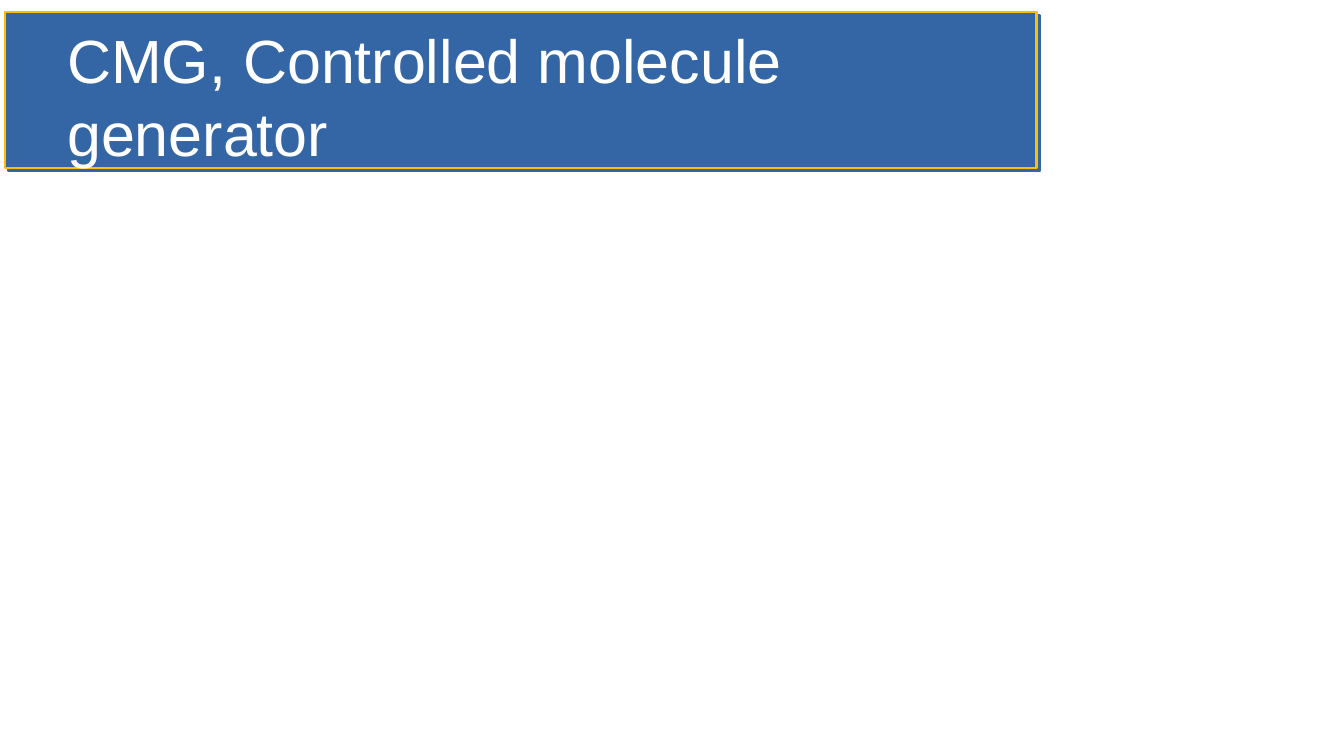
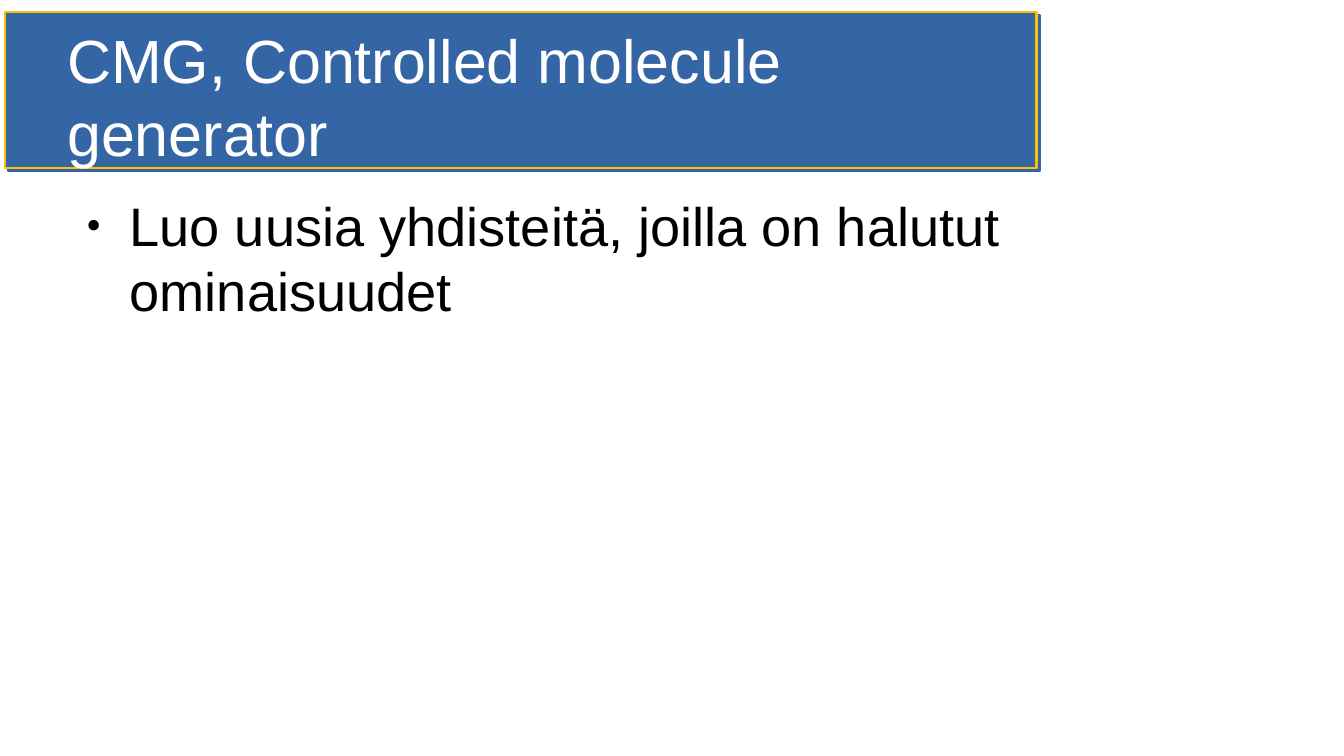
Before and after one commit to HegePI/kanditutkielma, a slide deck: slide 5 of esitelmä.odp (slide 8 before the commit). Drawn at 1344x756 pixels with LibreOffice and Linux fonts; fonts in the diff are those of the drawing. Boxes give left, top, right and bottom in pixels: in the first picture for what was removed or moved away, otherwise in the second. Text is boxed around its words. In the diff, an @@ line names an element or a change of style, - is before the commit and + after.

```diff
--- a/esitelmä.odp
+++ b/esitelmä.odp
@@ text added at bbox=[130, 206, 1000, 312], 32 pt, text #000000 @@
+● Luo uusia yhdisteitä, joilla on halutut ominaisuudet
```
Also in this commit, not shown: 2 other slides changed, 7 slides added, 9 slides removed, 5 other files.
